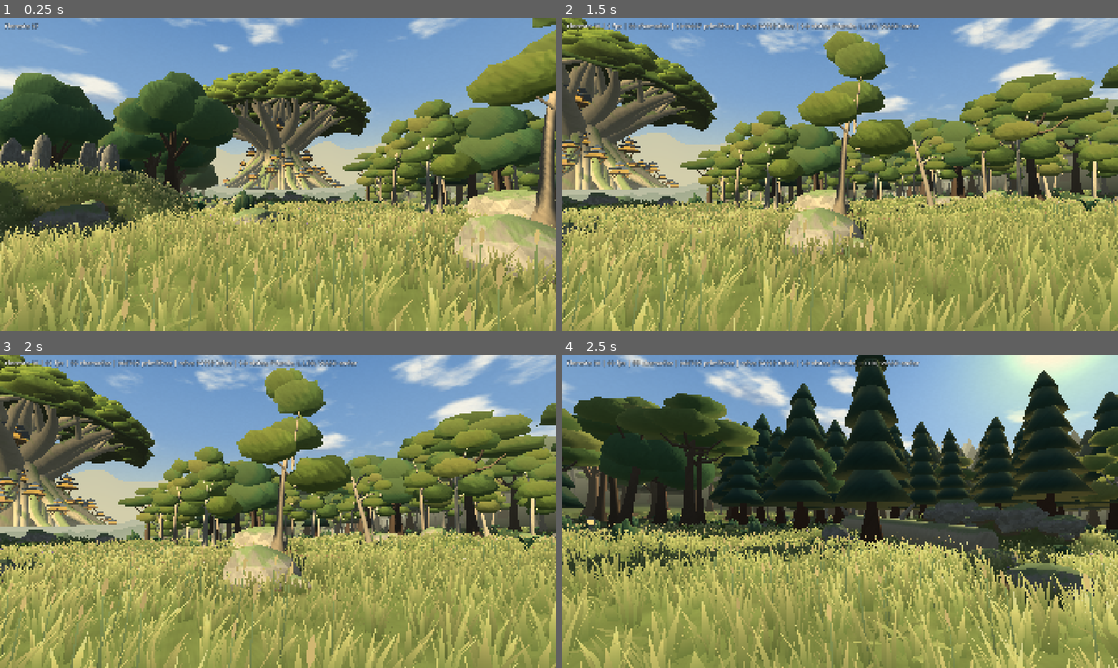
Above: before the commit, frames 1-4 (two rows, left to right).
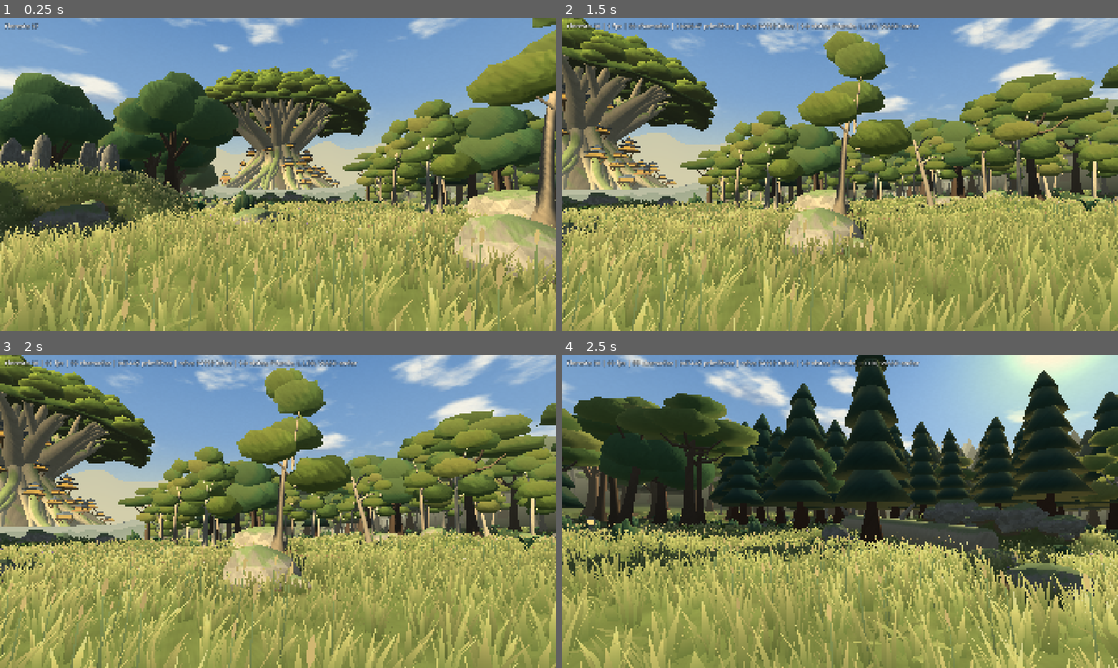
Above: after the commit, the same moments.

Repository: arthof09-ai/jogo-verdadeiro-rascunhos
Game: Godot game, scene res://mapa/floresta/campo_floresta.tscn
Two runs of this game, one before a commit and one after it. Both use one fixed random seed, a clock stepped at 60 frames per second and the inputs below. This scene is started directly instead of the project's main scene.
Inputs (mouse positions are in pixels of both pictures, inside the frame that each line leads up to):
- Up to frame 1 (0.25 s): no input
- Up to frame 2 (1.5 s): tap Enter at 0.5 s; move the mouse to (962, 158) at 0.52 s; hold Right 0.53-1.25 s; tap 1 at 0.6 s; click (962, 158) at 0.67 s; tap Space at 0.77 s; drag from (728, 190) to (812, 237) at 1.27 s
- Up to frame 3 (2 s): no input
- Up to frame 4 (2.5 s): move the mouse to (895, 442) at 2.02 s; hold Right from 2.03 s (still down); tap 3 at 2.1 s

The runs differ from the first frame. In frame 1, 3.2% of the frame differs, in the area x 36-67%, y 15-55%; in frame 2, 4.6%, in the area x 0-28%, y 0-55%; in frame 3, 4.6%; in frame 4, less than 0.1%.

Commit message:
Ordem 38 (mapa da floresta) — defeito 2: filmar_ancestral.gd — o filme da Árvore Ancestral (adenda do coordenador): órbita inteira a começar na face norte + aproximação ao palácio, 32 s a 30 q/s, 1920×1080. O AVI (MJPEG) é escrito pela própria ferramenta a partir do SubViewport: o --write-movie do Godot grava a janela, que nesta máquina não passa de 1028×749 — saía mole e com 5 quadros da arena no arranque. O que o filme mostrou e ficou corrigido na árvore: as pontas das pernadas acabavam em cotos por baixo da copa (agora afinam e morrem dentro da lente) e o tronco ainda tinha panos lisos entre raízes (26 nervuras soltas). 42 pagodes, 0 no ar; cimo medido 259,8 m; 92,3 mil triângulos. O filme não entra no repositório
Co-Authored-By: Claude <noreply@anthropic.com>

Diff:
--- a/rascunhos/cliente/mapa/floresta/arvore_ancestral.gd
+++ b/rascunhos/cliente/mapa/floresta/arvore_ancestral.gd
@@ -4,7 +4,7 @@
 ## Feita à imagem das 5 referências (referencias-arvore-ancestral/): uma figueira colossal de
 ## copa em guarda-chuva, tronco de feixe (as raízes sobem por ele como nervuras) com
 ## raízes-contraforte que se espraiam como um polvo e assentam no chão, o PALÁCIO de três
-## telhados pousado na forquilha e quatro dúzias de pagodes em plataformas redondas — uns
+## telhados pousado na forquilha e quatro dezenas de pagodes em plataformas redondas — uns
 ## encostados ao tronco em mãos-francesas, outros sobre as raízes em estacas. NADA flutua: cada
 ## pagode sabe onde tem os pés.
 ##
@@ -19,9 +19,10 @@
 ##   tronco ....... cintura de 0,29 H de largo com as nervuras (miolo de raio 0,13 H); abre em
 ##                  leque de 14 pernadas a partir de 0,40–0,50 H, à vista por baixo da copa
 ##   raízes ....... 21 contrafortes finos (0,04–0,06 H de largo junto ao tronco), nascem a
-##                  0,26–0,47 H e chegam a 0,68–0,92 H do eixo; 16 nervuras soltas entre elas
+##                  0,26–0,47 H e chegam a 0,68–0,92 H do eixo; 26 nervuras soltas entre elas
 ##   palácio ...... plataforma a 0,615 H (raio 0,165 H), 0,15 H para norte do eixo; cimo a 0,86 H
-##   pagodes ...... 23 na face norte (posições lidas da referência) + 23 nas outras faces
+##   pagodes ...... 42: os da face norte nas posições lidas da referência, os outros com a mesma
+##                  densidade nas faces leste, sul e oeste
 ##
 ## Uma só malha, um só material (shaders/ancestral.gdshader): 1 chamada de desenho.
 ## UV.x = matéria (0 madeira, 1 folha, 2 construção, 3 luz própria); COLOR.a = sol que chega.
@@ -206,8 +207,8 @@
 			m.tubo(pts2, 6, funda, casca, true)
 			_guardar_apoios(apoios, pts2, 1)
 	# ---- as nervuras soltas: entre as raízes o tronco não é um cone liso — é feixe até ao chão
-	for k in 16:
-		var az0 := TAU * (float(k) + r.randf_range(-0.3, 0.3)) / 16.0
+	for k in 26:
+		var az0 := TAU * (float(k) + r.randf_range(-0.3, 0.3)) / 26.0
 		var torce := r.randf_range(-0.45, 0.45)
 		var grosso := r.randf_range(0.013, 0.021)
 		var y0 := r.randf_range(0.50, 0.57)
@@ -241,7 +242,7 @@
 		# (sucessão 3: largavam o tronco já dentro do forro e não se viam; na referência o tronco
 		# abre-se em leque de pernadas grossas a partir de 0,45 H, à vista por baixo da copa)
 		var y0 := r.randf_range(0.40, 0.50)
-		var y1 := _cimo_copa(alc) - r.randf_range(0.085, 0.110)
+		var y1 := _cimo_copa(alc) - r.randf_range(0.062, 0.084)      # a ponta morre DENTRO da lente (no filme viam-se cotos)
 		var fi := r.randf() * TAU
 		var pts: Array = []
 		for i in 10:
@@ -249,7 +250,7 @@
 			var rho := 0.10 + (alc - 0.10) * pow(t, 0.9)
 			var y := y0 + (y1 - y0) * (1.0 - pow(1.0 - t, 1.35)) + 0.012 * sin(t * TAU + fi) * t
 			var a := az + 0.16 * sin(t * 2.6 + fi) * t
-			pts.append([_pol(rho, a, y), 0.056 * pow(1.0 - t, 1.1) + 0.009])
+			pts.append([_pol(rho, a, y), 0.060 * pow(1.0 - t, 1.1) + 0.002])
 		m.tubo(pts, 8, casca, ponta, true)
 		for fq in 3:
 			var p0: Vector3 = pts[3 + fq * 2][0]
@@ -258,7 +259,7 @@
 			var rho2 := alc * r.randf_range(0.72, 1.08)
 			var p2 := _pol(rho2, a2, _cimo_copa(rho2) - r.randf_range(0.05, 0.08))
 			var grosso := 0.026 - 0.005 * float(fq)
-			m.tubo([[p0, grosso], [p0.lerp(p2, 0.5) + Vector3(0, 0.022, 0), grosso * 0.62], [p2, 0.006]], 5, casca, ponta, true)
+			m.tubo([[p0, grosso], [p0.lerp(p2, 0.5) + Vector3(0, 0.022, 0), grosso * 0.62], [p2, 0.002]], 5, casca, ponta, true)
 	# ---- os ramos altos: sobem em leque para o miolo da cúpula
 	var n2 := 8
 	for k in n2:
@@ -273,9 +274,9 @@
 			var t := float(i) / 7.0
 			var rho := 0.06 + (alc - 0.06) * t
 			var y := 0.57 + (y1 - 0.57) * (1.0 - pow(1.0 - t, 1.5))
-			pts.append([_pol(rho, az + 0.10 * sin(t * 3.0 + fi), y), 0.042 * pow(1.0 - t, 1.0) + 0.007])
+			pts.append([_pol(rho, az + 0.10 * sin(t * 3.0 + fi), y), 0.044 * pow(1.0 - t, 1.0) + 0.002])
 		m.tubo(pts, 7, casca, ponta, true)
-	m.tubo([[Vector3(0.02, 0.58, 0.03), 0.05], [Vector3(-0.02, 0.76, 0.02), 0.03], [Vector3(0.01, 0.93, 0.0), 0.008]], 7, casca, ponta, true)
+	m.tubo([[Vector3(0.02, 0.58, 0.03), 0.05], [Vector3(-0.02, 0.76, 0.02), 0.03], [Vector3(0.01, 0.90, 0.0), 0.003]], 7, casca, ponta, true)
 	# ---- a LENTE: a massa da copa (cúpula por cima, forro por baixo). Sem ela a copa são pires
 	# soltos com céu por entre eles; com ela é um corpo, e as almofadas são o relevo desse corpo.
 	_lente(f)
--- /dev/null
+++ b/rascunhos/cliente/mapa/floresta/ferramentas/filmar_ancestral.gd
@@ -0,0 +1,216 @@
+extends SceneTree
+## filmar_ancestral.gd — Ordem 38 (defeito 2, adenda do coordenador de 14/11): o FILME da Árvore
+## Ancestral. A câmara dá uma volta inteira à árvore (órbita, a começar e a acabar na face norte —
+## a frente do palácio) e depois aproxima-se do palácio. 32 s a 30 quadros por segundo.
+##
+##   godot --path cliente --resolution 1920x1080 -s res://mapa/floresta/ferramentas/filmar_ancestral.gd ##     -- --avi=C:/caminho/filme.avi
+##   (depois de «--»:  --avi=…      onde gravar o filme (AVI com imagem MJPEG, 1920×1080, 30 q/s)
+##                     --amostras   em vez de filmar, grava um quadro de 4 em 4 s em
+##                                  capturas/_ensaio/filme — para conferir o enquadramento)
+##
+## PORQUE NÃO o --write-movie do Godot: experimentado na sucessão 3 — o Movie Maker grava a JANELA,
+## e nesta máquina a janela não passa de 1028×749 (o ecrã é pequeno): o filme saía a 1920×1080 mas
+## esticado e mole, e com 5 quadros da arena no arranque. Aqui cada quadro sai do SubViewport de
+## 1920×1080 (o mesmo das capturas) e o AVI é escrito por esta ferramenta, quadro a quadro.
+##
+## Como na prova (provar_ancestral.gd), mostra só o céu, a árvore e o outeiro onde ela assenta: a
+## arena e os anéis foram feitos para se verem de DENTRO; de fora e de cima ficariam entre a câmara
+## e a árvore. O filme NÃO entra no repositório (é pesado e é material de bancada).
+## Precisa de janela (GPU).
+
+const CENA := "res://mapa/floresta/campo_floresta.tscn"
+const QPS := 30.0
+const T_ORBITA := 21.0        # s: a volta inteira
+const T_CHEGAR := 8.5         # s: a aproximação ao palácio
+const T_PARAR := 2.5          # s: parado, de frente para o palácio
+const FOV := 34.0
+
+var _t := 0.0
+
+
+func _init() -> void:
+	process_frame.connect(_correr, CONNECT_ONE_SHOT)
+
+
+func _quadros(n: int) -> void:
+	for i in n:
+		await process_frame
+
+
+func _suave(x: float) -> float:
+	x = clampf(x, 0.0, 1.0)
+	return x * x * (3.0 - 2.0 * x)
+
+
+func _correr() -> void:
+	var amostras := OS.get_cmdline_user_args().has("--amostras")
+	var caminho_avi := ""
+	for a in OS.get_cmdline_user_args():
+		if a.begins_with("--avi="):
+			caminho_avi = a.trim_prefix("--avi=")
+	var vp := SubViewport.new()
+	vp.size = Vector2i(1920, 1080)
+	vp.own_world_3d = true
+	vp.render_target_update_mode = SubViewport.UPDATE_ALWAYS
+	root.add_child(vp)
+	var mostra := TextureRect.new()
+	mostra.texture = vp.get_texture()
+	mostra.expand_mode = TextureRect.EXPAND_IGNORE_SIZE
+	mostra.stretch_mode = TextureRect.STRETCH_KEEP_ASPECT_CENTERED
+	mostra.set_anchors_preset(Control.PRESET_FULL_RECT)
+	root.add_child(mostra)
+	var cena: Node3D = (load(CENA) as PackedScene).instantiate()
+	cena.set("mostrar_medicao", false)
+	vp.add_child(cena)
+	var arvore := cena.find_child("ArvoreAncestral", true, false) as MeshInstance3D
+	var monte := cena.find_child("OuteiroAncestral", true, false) as MeshInstance3D
+	if arvore == null or monte == null:
+		push_error("[filme] a cena não tem ArvoreAncestral/OuteiroAncestral")
+		quit(1)
+		return
+	(cena.get("arena") as Node3D).visible = false
+	for filho in (cena.get("fundo") as Node3D).get_children():
+		if filho is Node3D and filho != arvore and filho != monte:
+			(filho as Node3D).visible = false
+	var h: float = cena.get("medidas")["ancestral_altura_m"]
+	var pe := arvore.global_position
+	var cam := Camera3D.new()
+	cam.fov = FOV
+	cam.near = 1.0
+	cam.far = 6000.0
+	cena.add_child(cam)
+	cam.make_current()
+	var total := T_ORBITA + T_CHEGAR + T_PARAR
+	var avi: FileAccess = null
+	var tamanhos := PackedInt32Array()
+	if caminho_avi != "":
+		avi = FileAccess.open(caminho_avi, FileAccess.WRITE)
+		if avi == null:
+			push_error("[filme] não consegui abrir %s" % caminho_avi)
+			quit(1)
+			return
+		_avi_cabecalho(avi, 0, 0)
+	# o palácio: 0,15 H a norte do eixo, plataforma a 0,615 H
+	var palacio := pe + Vector3(0.0, h * 0.68, -h * 0.15)
+	while _t < total:
+		var az: float
+		var dist: float
+		var olhos: float
+		var mira: Vector3
+		if _t < T_ORBITA:
+			# a órbita: de norte, por leste, sul e oeste, de volta a norte; a câmara desce um
+			# pouco a sul (vêem-se as raízes) e volta a subir
+			var u := _t / T_ORBITA
+			az = TAU * (u + 0.10 * sin(u * TAU) / TAU)      # um nadinha mais lenta nas faces norte
+			dist = h * lerpf(2.55, 2.25, _suave(u))
+			olhos = h * (0.42 - 0.14 * sin(u * PI))
+			mira = pe + Vector3(0, h * 0.50, 0)
+		else:
+			# a aproximação: da face norte até à varanda do palácio
+			var u := _suave((_t - T_ORBITA) / T_CHEGAR)
+			az = 0.10 * (1.0 - u) * sin(u * PI)
+			dist = h * lerpf(2.25, 0.72, u)
+			olhos = h * lerpf(0.42, 0.70, u)
+			mira = (pe + Vector3(0, h * 0.50, 0)).lerp(palacio, u)
+		var de := pe + Vector3(sin(az) * dist, olhos, -cos(az) * dist)
+		cam.look_at_from_position(de, mira, Vector3.UP)
+		await RenderingServer.frame_post_draw
+		if avi != null:
+			var jpg := vp.get_texture().get_image().save_jpg_to_buffer(0.90)
+			avi.store_buffer("00dc".to_ascii_buffer())
+			avi.store_32(jpg.size())
+			avi.store_buffer(jpg)
+			if jpg.size() % 2 == 1:
+				avi.store_8(0)
+			tamanhos.append(jpg.size())
+		if amostras and int(round(_t * QPS)) % 120 == 0:
+			var pasta := ProjectSettings.globalize_path("res://mapa/floresta/capturas/_ensaio/filme")
+			DirAccess.make_dir_recursive_absolute(pasta)
+			vp.get_texture().get_image().save_jpg(pasta.path_join("filme_t%02d.jpg" % int(round(_t))), 0.9)
+		_t += 1.0 / QPS
+	if avi != null:
+		_avi_fechar(avi, tamanhos)
+		print("[filme] FILME OK · %s · %d quadros · %.2f s · %d×%d · %.1f MB" % [caminho_avi, tamanhos.size(),
+			float(tamanhos.size()) / QPS, vp.size.x, vp.size.y, float(FileAccess.get_file_as_bytes(caminho_avi).size()) / 1048576.0])
+	quit(0)
+
+
+## O cabeçalho do AVI (RIFF · hdrl · começo de movi): 224 bytes certos. Escreve-se duas vezes — no
+## princípio com zeros, e no fim outra vez, já com o número de quadros e os tamanhos.
+func _avi_cabecalho(f: FileAccess, quadros: int, bytes_movi: int) -> void:
+	var maior := 0
+	f.seek(0)
+	f.store_buffer("RIFF".to_ascii_buffer())
+	f.store_32(4 + (8 + 192) + (8 + 4 + bytes_movi) + (8 + 16 * quadros))
+	f.store_buffer("AVI ".to_ascii_buffer())
+	f.store_buffer("LIST".to_ascii_buffer())
+	f.store_32(192)
+	f.store_buffer("hdrl".to_ascii_buffer())
+	f.store_buffer("avih".to_ascii_buffer())
+	f.store_32(56)
+	f.store_32(int(1000000.0 / QPS))      # microssegundos por quadro
+	f.store_32(maior)                       # bytes por segundo (indicativo)
+	f.store_32(0)
+	f.store_32(0x10)                        # tem índice
+	f.store_32(quadros)
+	f.store_32(0)
+	f.store_32(1)                           # 1 fluxo (imagem)
+	f.store_32(1048576)
+	f.store_32(1920)
+	f.store_32(1080)
+	for i in 4:
+		f.store_32(0)
+	f.store_buffer("LIST".to_ascii_buffer())
+	f.store_32(116)
+	f.store_buffer("strl".to_ascii_buffer())
+	f.store_buffer("strh".to_ascii_buffer())
+	f.store_32(56)
+	f.store_buffer("vids".to_ascii_buffer())
+	f.store_buffer("MJPG".to_ascii_buffer())
+	f.store_32(0)
+	f.store_32(0)
+	f.store_32(0)
+	f.store_32(1)                           # escala
+	f.store_32(int(QPS))                    # ritmo: 30 quadros por segundo
+	f.store_32(0)
+	f.store_32(quadros)
+	f.store_32(1048576)
+	f.store_32(0xFFFFFFFF)
+	f.store_32(0)
+	f.store_16(0)
+	f.store_16(0)
+	f.store_16(1920)
+	f.store_16(1080)
+	f.store_buffer("strf".to_ascii_buffer())
+	f.store_32(40)
+	f.store_32(40)
+	f.store_32(1920)
+	f.store_32(1080)
+	f.store_16(1)
+	f.store_16(24)
+	f.store_buffer("MJPG".to_ascii_buffer())
+	f.store_32(1920 * 1080 * 3)
+	for i in 4:
+		f.store_32(0)
+	f.store_buffer("LIST".to_ascii_buffer())
+	f.store_32(4 + bytes_movi)
+	f.store_buffer("movi".to_ascii_buffer())
+
+
+## Fecha o AVI: o índice (idx1) no fim e o cabeçalho outra vez, com as contas certas.
+func _avi_fechar(f: FileAccess, tamanhos: PackedInt32Array) -> void:
+	var bytes_movi := 0
+	for t in tamanhos:
+		bytes_movi += 8 + t + (t % 2)
+	f.seek_end(0)
+	f.store_buffer("idx1".to_ascii_buffer())
+	f.store_32(16 * tamanhos.size())
+	var onde := 4      # a contar do «movi»
+	for t in tamanhos:
+		f.store_buffer("00dc".to_ascii_buffer())
+		f.store_32(0x10)      # quadro-chave (no MJPEG são todos)
+		f.store_32(onde)
+		f.store_32(t)
+		onde += 8 + t + (t % 2)
+	_avi_cabecalho(f, tamanhos.size(), bytes_movi)
+	f.close()
Binary file changed: rascunhos/cliente/mapa/floresta/capturas/ancestral/ancestral_face-leste_camara-a-1374m_olhos-101m_fov12.jpg
Binary file changed: rascunhos/cliente/mapa/floresta/capturas/ancestral/ancestral_face-norte_camara-a-1374m_olhos-101m_fov12.jpg
Binary file changed: rascunhos/cliente/mapa/floresta/capturas/ancestral/ancestral_face-oeste_camara-a-1374m_olhos-101m_fov12.jpg
Binary file changed: rascunhos/cliente/mapa/floresta/capturas/ancestral/ancestral_face-sul_camara-a-1374m_olhos-101m_fov12.jpg
